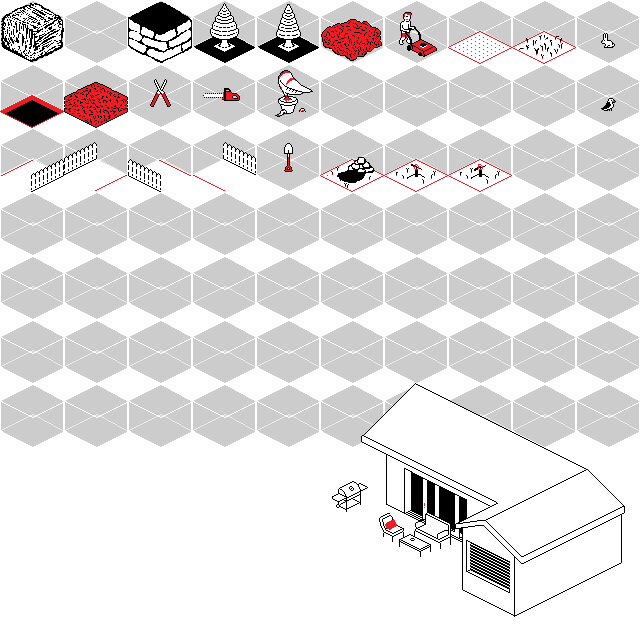
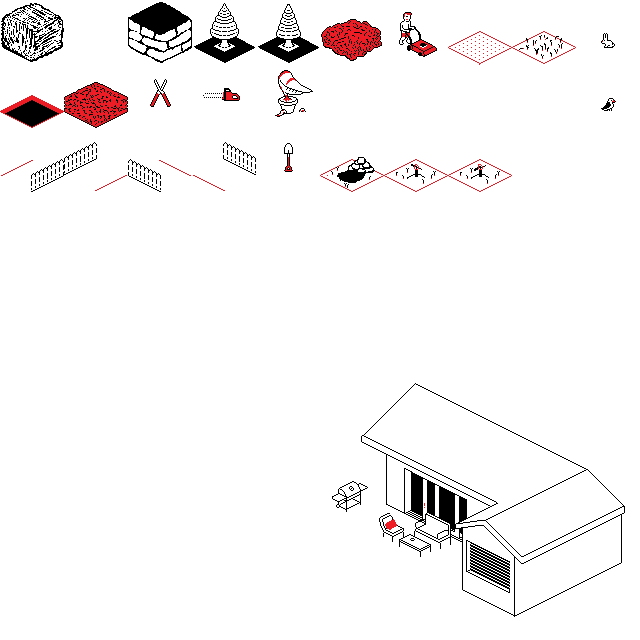
Two versions of the same layered image (640 × 640). Layer-by-layer changes:
hid group "outline cubes" (7 layers) over (x1=1, y1=1, x2=639, y2=447)
